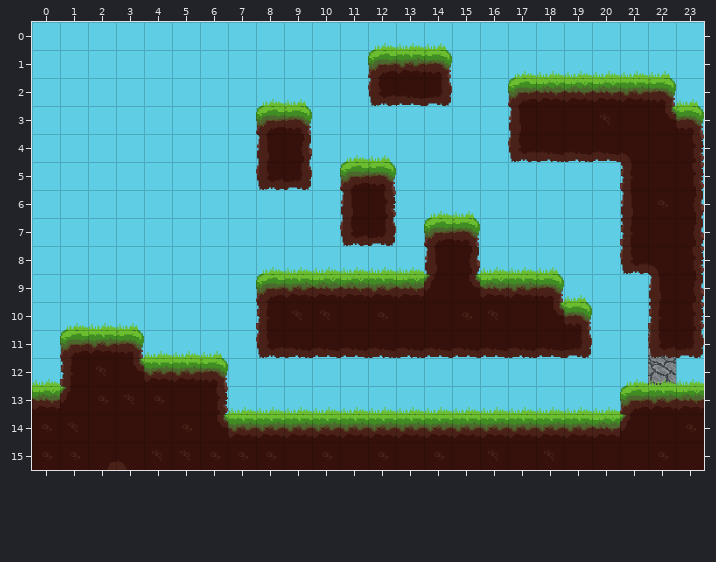
Two states of a Tiled map, Project/Assets/mapTiled/map9.tmx. Above is the file before it was changed.
Cells are 48x48 px. Shown: x 0..23, y 0..15.
After:
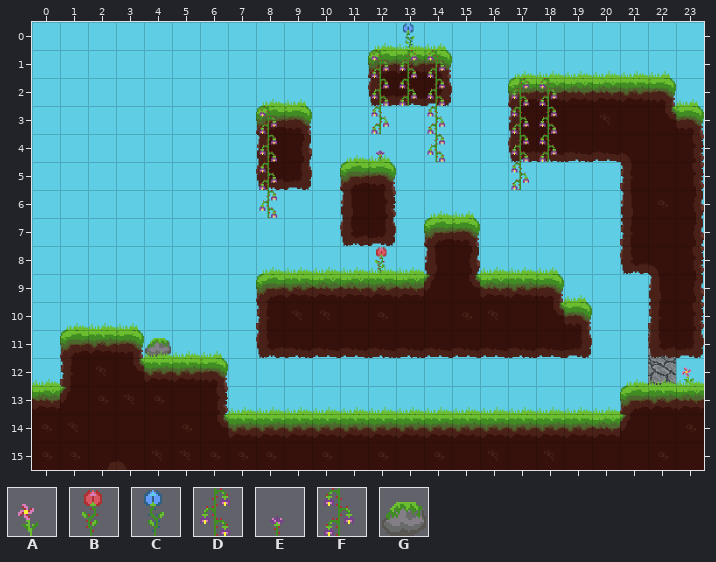
Key: from "deco": A 0, B 1, C 2, D 4, E 5, F 7, G 9.
_ is an empty cell.
Tiles of an added or newly shown layer are drawn over the layers below it.
Diff:
Layer "deco2" (added):
Tile A now appears in row 12 at x 23.
Tile B now appears in row 8 at x 12.
Tile C now appears in row 0 at x 13.
Tile D now appears in row 1 at x 13; in row 2 at x 12, 14 and 17; in row 3 at x 18; in row 4 at x 8, 14 and 17; in row 6 at x 8.
Tile E now appears in row 4 at x 12.
Tile F now appears in row 1 at x 12 and 14; in row 2 at x 13 and 18; in row 3 at x 8, 12, 14 and 17; in row 4 at x 18; in row 5 at x 8 and 17.
Tile G now appears in row 11 at x 4.
Changed places in both pictures, as pixel boxes (x1, y1, x2, y2):
added: (371, 23, 445, 162)
added: (511, 78, 557, 190)
added: (259, 106, 277, 218)
added: (375, 247, 387, 273)
added: (145, 338, 171, 357)
added: (682, 367, 694, 384)
